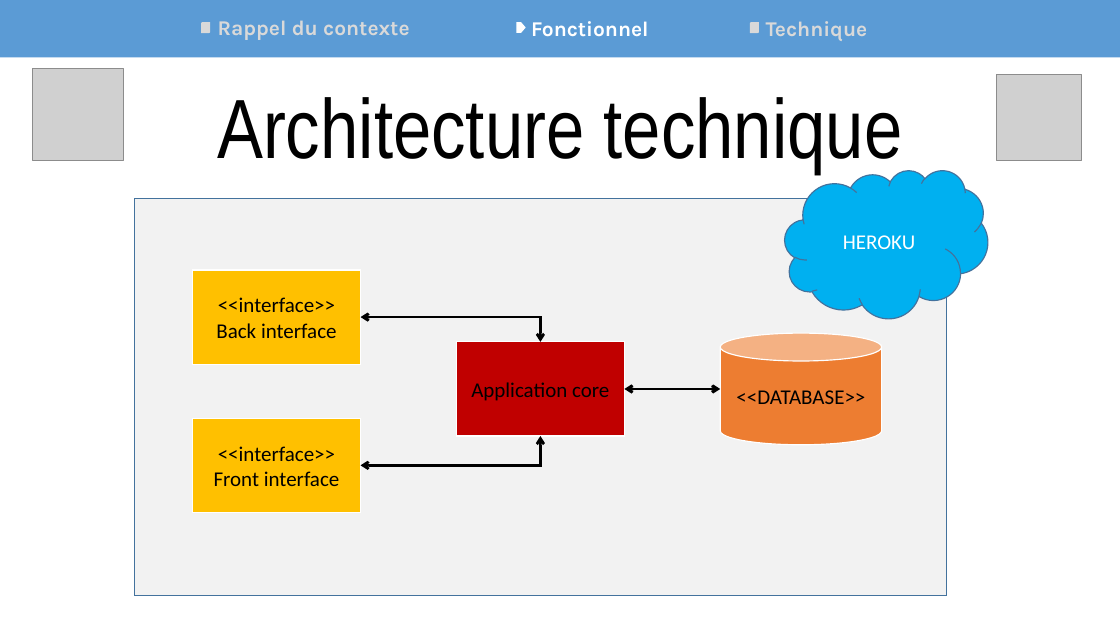
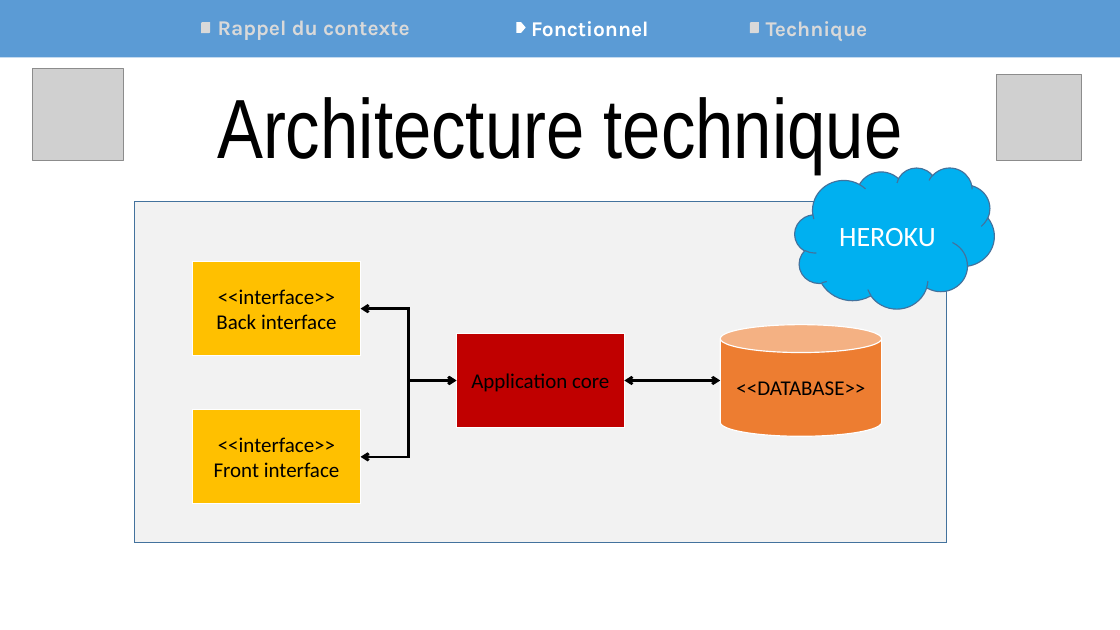
Before and after one commit to Synkied/OC_Projet-6, a slide deck: slide 4 of doc/Projet6_OCPizza_Arguments.pptx. Drawn at 1120x630 pixels with LibreOffice and Linux fonts; fonts in the diff are those of the drawing; grey boxes stand for pictures. Boxes give left, top, right and bottom in pixels: in the first picture for what was removed or moved away, otherwise in the second. Text is boxed around its words. In the diff, an @@ line names an element or a change of style, - is before the commit and + after.

```diff
--- a/doc/Projet6_OCPizza_Arguments.pptx
+++ b/doc/Projet6_OCPizza_Arguments.pptx
@@ cloud "HEROKU": place and size @@
-cloud "HEROKU" at (785, 171, 988, 318)
+cloud "HEROKU" at (795, 167, 995, 308)
@@ cloud "HEROKU" at (795, 167, 995, 308): size 18 to 24 pt @@
@@ rectangle: place and size @@
-rectangle at (134, 199, 947, 596)
+rectangle at (134, 202, 947, 543)
@@ elbow double arrow moved from (360, 318) - (540, 342) to (360, 308) - (456, 381) @@
@@ elbow double arrow moved from (360, 465) - (540, 436) to (360, 457) - (456, 381) @@
@@ 3 rectangles, 1 cylinder, 1 double arrow: place and size @@
-3 rectangles, 1 cylinder, 1 double arrow at (192, 271, 881, 513)
+3 rectangles, 1 cylinder, 1 double arrow at (192, 261, 881, 504)
```
Also in this commit, not shown: 4 other slides changed, 1 slide added, 15 other files.
